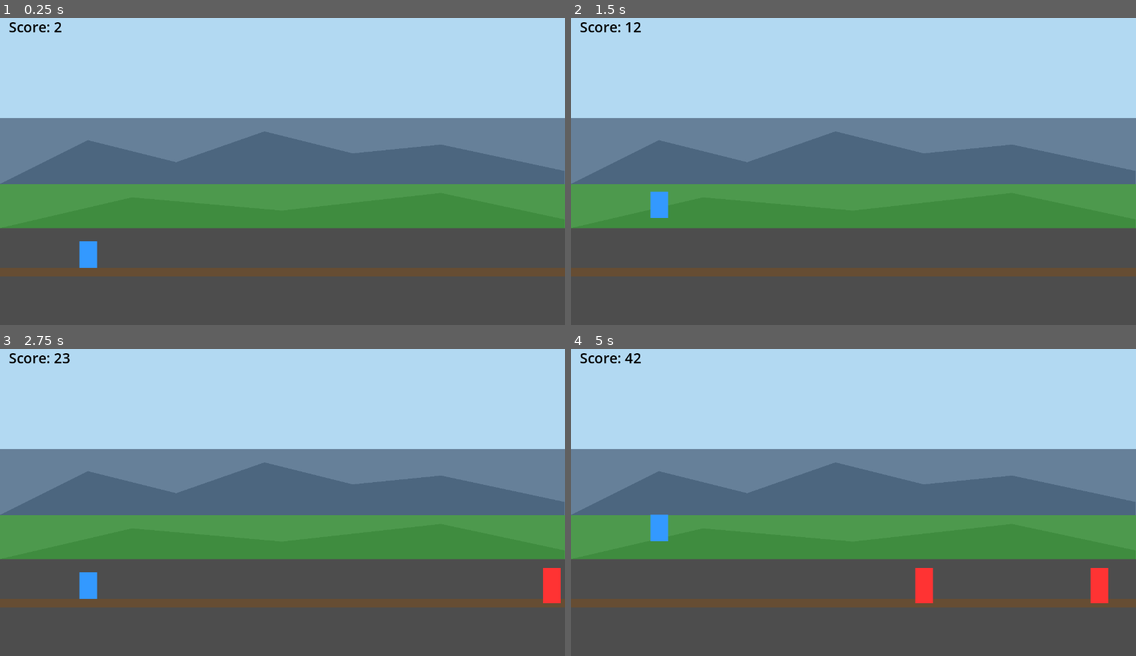
Above: before the commit, frames 1-4 (two rows, left to right).
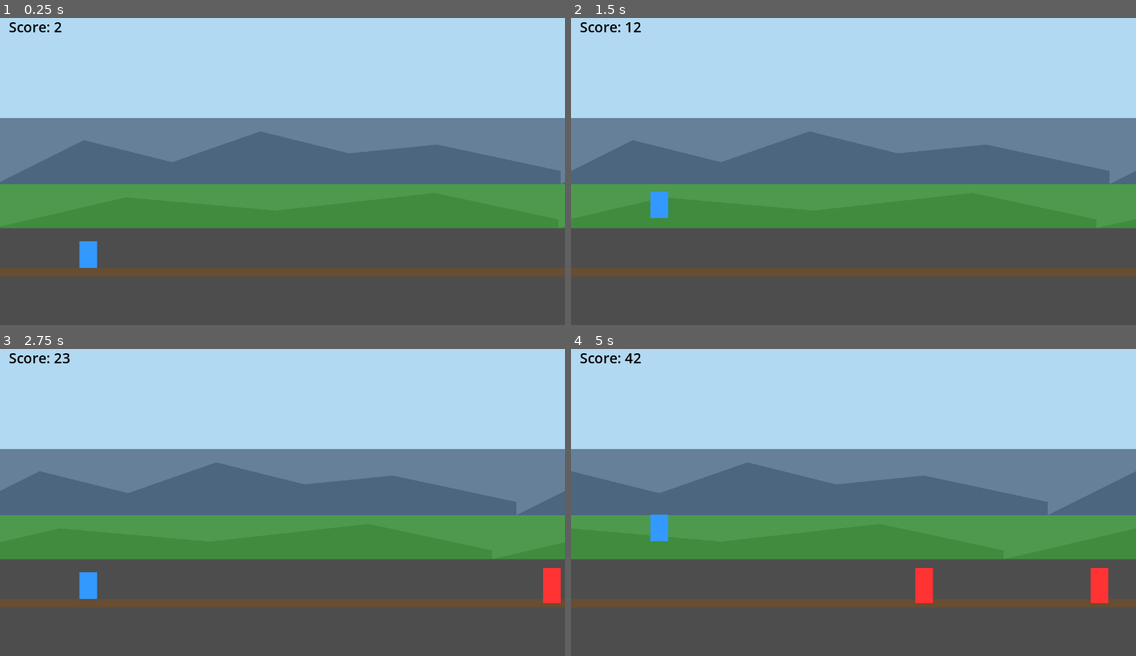
Above: after the commit, the same moments.

Repository: andrewmumblebee/claude-godot-test
Game: Godot game, scene res://scenes/main.tscn
The game is run twice, just before and just after one commit, with the same random seed, the same clock (stepped at 60 frames per second) and the same inputs.
Inputs:
- Up to frame 1 (0.25 s): no input
- Up to frame 2 (1.5 s): tap Space (jump) at 0.77 s
- Up to frame 3 (2.75 s): tap Space (jump) at 1.52 s
- Up to frame 4 (5 s): tap Space (jump) at 3.02, 3.77, 4.52 s

The runs differ from the first frame. In frame 1, 0.2% of the frame differs, in the area x 0-100%, y 36-54%; in frame 2, 1.9%; in frame 3, 3.1%; in frame 4, 4.2%.

Commit message:
Fix parallax background scrolling with stationary camera
Changed from scroll_offset to scroll_base_offset in parallax_controller.gd.
In Godot 4, scroll_offset is automatically managed by camera movement, while
scroll_base_offset is the property for manual control. Since the camera is
stationary in this endless runner, we need to use scroll_base_offset to
manually scroll the parallax layers.

Diff:
--- a/scripts/parallax_controller.gd
+++ b/scripts/parallax_controller.gd
@@ -8,7 +8,7 @@
 	if not game_running:
 		return
 
-	scroll_offset.x -= scroll_speed * delta
+	scroll_base_offset.x -= scroll_speed * delta
 
 func set_scroll_speed(speed):
 	scroll_speed = speed * 0.5  # Parallax moves slower than foreground
